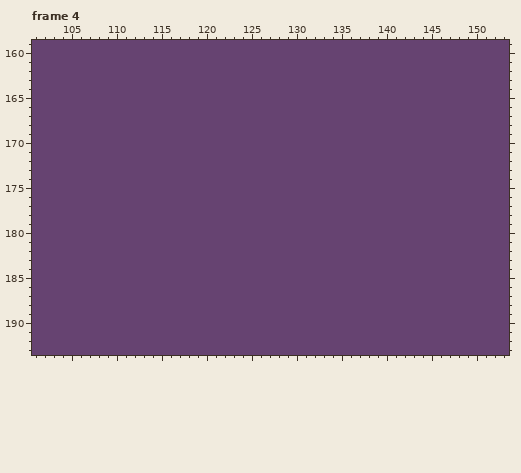
Edited in one commit: pixel-art file (Assets/Sprites/Characters/Characters.aseprite). The picture above was drawn from the file before the commit.
304x240 pixels, 4 frames. Colours within 5 levels of each other are drawn and written as one. Shown: frame 4: x 101..153, y 159..193. The commit also changed other frames or places, which this record leaves out.
Once edited:
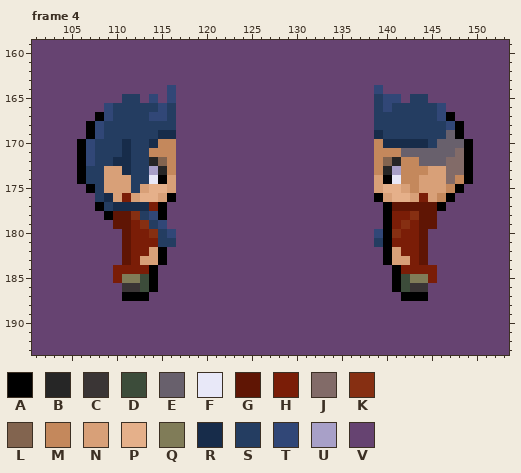
Palette (. is transparent): A #000000  B #262626  C #3a3535  D #3c4c3a  E #68606c  F #e8e8f8  G #5f1504  H #7a1d07  J #826b68  K #862f12  L #82644f  M #c4885c  N #d8a078  P #e5b08a  Q #807c58  R #172c4a  S #243d61  T #314777  U #a8a0c8  V #664371
Commit message: Draw kannath
The edit:
layer "Kannath/Back/Body" added
layer "Kannath/Right/Body" added
Frame 4, layers "Kannath/Right/Body", "Kannath/Back/Body":
y 164: x 116 V -> T; x 139 V -> T
y 165: x 111..112 VV -> SS; x 114 V -> T; x 116 V -> T; x 139..141 VVV -> STT; x 143..144 VV -> SS
y 166: x 109..116 VVVVVVVV -> TSSSSSTS; x 139..146 VVVVVVVV -> STSSSSST
y 167: x 108..116 VVVVVVVVV -> ATSSSSTTS; x 139..147 VVVVVVVVV -> SSSSSSSTA
y 168: x 107..116 VVVVVVVVVV -> ATSSSSSSSS; x 139..148 VVVVVVVVVV -> SSSSSSSSTA
y 169: x 107..116 VVVVVVVVVV -> ATSSSSSSRR; x 139..148 VVVVVVVVVV -> RSSSSSSSEA
y 170: x 106..116 VVVVVVVVVVV -> ATSSSRSSRMM; x 139..149 VVVVVVVVVVV -> MRRRRRSEEEA
y 171: x 106..116 VVVVVVVVVVV -> ATSSSRSSMMM; x 139..149 VVVVVVVVVVV -> MMMEEEEEEJA
y 172: x 106..116 VVVVVVVVVVV -> ATSSRRSSBLM; x 139..149 VVVVVVVVVVV -> MLBMMEEEJJA
y 173: x 106..116 VVVVVVVVVVV -> ASSNNRSSUBM; x 139..149 VVVVVVVVVVV -> MBUMMMNNJJA
y 174: x 106..116 VVVVVVVVVVV -> ASSNNNSSFAN; x 139..149 VVVVVVVVVVV -> NAFMMNNNJMA
y 175: x 107..116 VVVVVVVVVV -> ASNNNSNPPN; x 139..148 VVVVVVVVVV -> NPPNMNNNMA
y 176: x 108..116 VVVVVVVVV -> SRNHNPPNA; x 139..147 VVVVVVVVV -> ANPPNHNMA
y 177: x 108..115 VVVVVVVV -> ASRRRRHA; x 140..146 VVVVVVV -> AGGGGGA
y 178: x 109..115 VVVVVVV -> AGGKSTA; x 140..145 VVVVVV -> AHHKGG
y 179: x 110..115 VVVVVV -> GGHKST; x 140..145 VVVVVV -> AHKHGG
y 180: x 111..116 VVVVVV -> GHHKST; x 139..144 VVVVVV -> TAKHHG
y 181: x 111..116 VVVVVV -> GHHHSS; x 139..144 VVVVVV -> SAHHHG
y 182: x 111..115 VVVVV -> GHHNA; x 140..144 VVVVV -> ANHHG
y 183: x 111..115 VVVVV -> GHNNA; x 140..144 VVVVV -> ANNHG
y 184: x 110..114 VVVVV -> HHHHA; x 141..145 VVVVV -> AHHHH
y 185: x 110..114 VVVVV -> HQQDA; x 141..145 VVVVV -> ADQQH
y 186: x 111..114 VVVV -> CCDA; x 141..144 VVVV -> ADCC
y 187: x 111..113 VVV -> AAA; x 142..144 VVV -> AAA
Boxes around the changes in both pictures, in picture pixels (x1, y1, x2, y2):
changed: (77, 85, 176, 301)
changed: (374, 85, 473, 301)
